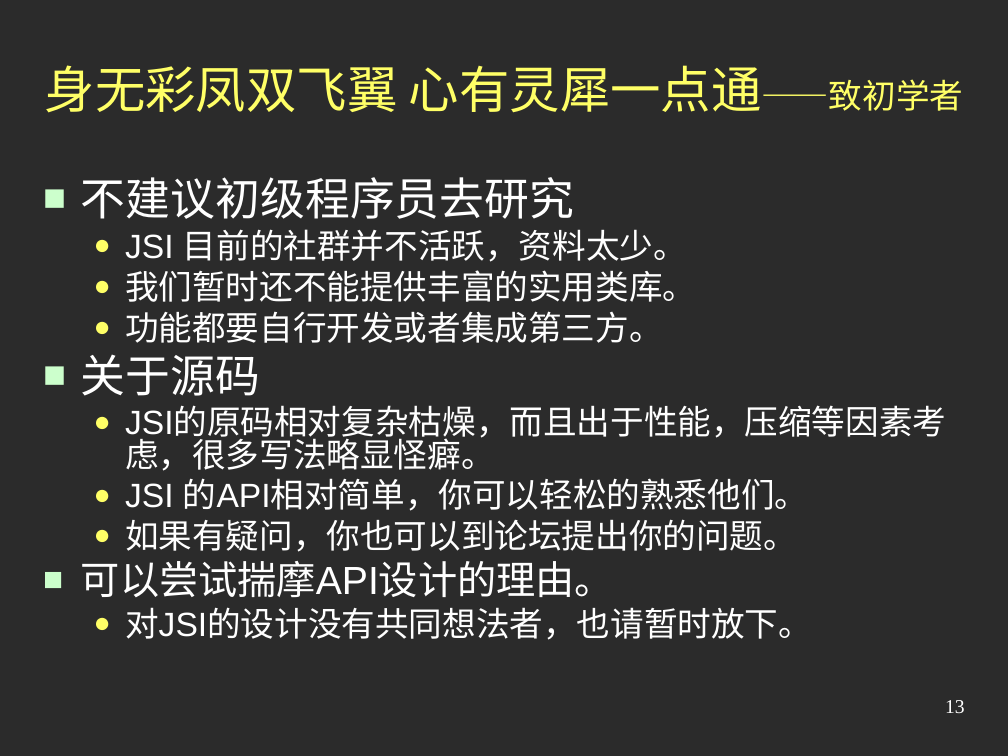
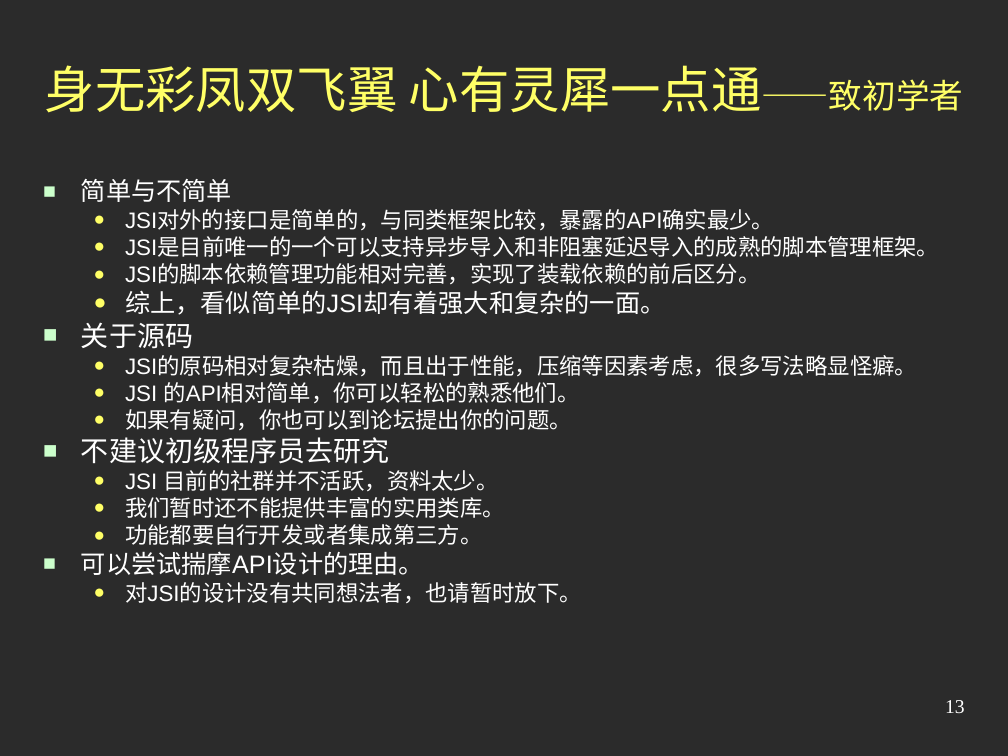
Before and after one commit to austgl/jsi, a slide deck: slide 13 of JSI2/web/doc/Preview2.ppt. Drawn at 1008x756 pixels with LibreOffice and Linux fonts; fonts in the diff are those of the drawing; background and template pictures are left out; a plain dark background stands for a picture behind light text. Boxes give left, top, right and bottom in pixels: in the first picture for what was removed or moved away, otherwise in the second. Text is boxed around its words. In the diff, an @@ line names an element or a change of style, - is before the commit and + after.

```diff
--- a/JSI2/web/doc/Preview2.ppt
+++ b/JSI2/web/doc/Preview2.ppt
@@ text at (81,179,939,430): paragraphs added @@
+■ 简单与不简单
+  ● JSI对外的接口是简单的，与同类框架比较，暴露的API确实最少。
+  ● JSI是目前唯一的一个可以支持异步导入和非阻塞延迟导入的成熟的脚本管理框架。
+  ● JSI的脚本依赖管理功能相对完善，实现了装载依赖的前后区分。
+  ● 综上，看似简单的JSI却有着强大和复杂的一面。
+■ 关于源码
+  ● JSI的原码相对复杂枯燥，而且出于性能，压缩等因素考虑，很多写法略显怪癖。
+  ● JSI 的API相对简单，你可以轻松的熟悉他们。
+  ● 如果有疑问，你也可以到论坛提出你的问题。
@@ text at (81,354,946,552): paragraphs removed @@
-■ 关于源码
-  ● JSI的原码相对复杂枯燥，而且出于性能，压缩等因素考虑，很多写法略显怪癖。
-  ● JSI 的API相对简单，你可以轻松的熟悉他们。
-  ● 如果有疑问，你也可以到论坛提出你的问题。
@@ text at (125,470,582,603): size 32 to 20 pt in "不建议初级程序员去研究"; size 24 to 16 pt in "JSI 目前的社群并不活跃，资料太少。", "我们暂时还不能提供丰富的实用类库。", "功能都要自行开发或者集成第三方。", "对JSI的设计没有共同想法者，也请暂时放下。"; size 28 to 18 pt in "可以尝试揣摩API设计的理由。"; less space between paragraphs @@
```
Also in this commit, not shown: 4 other slides changed.
